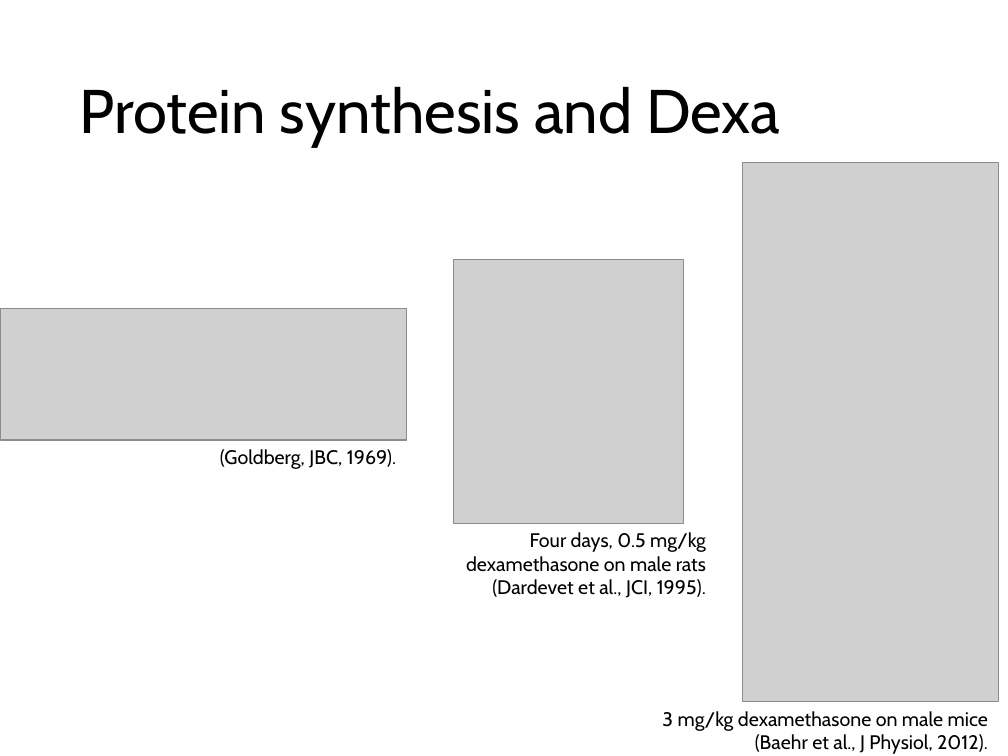
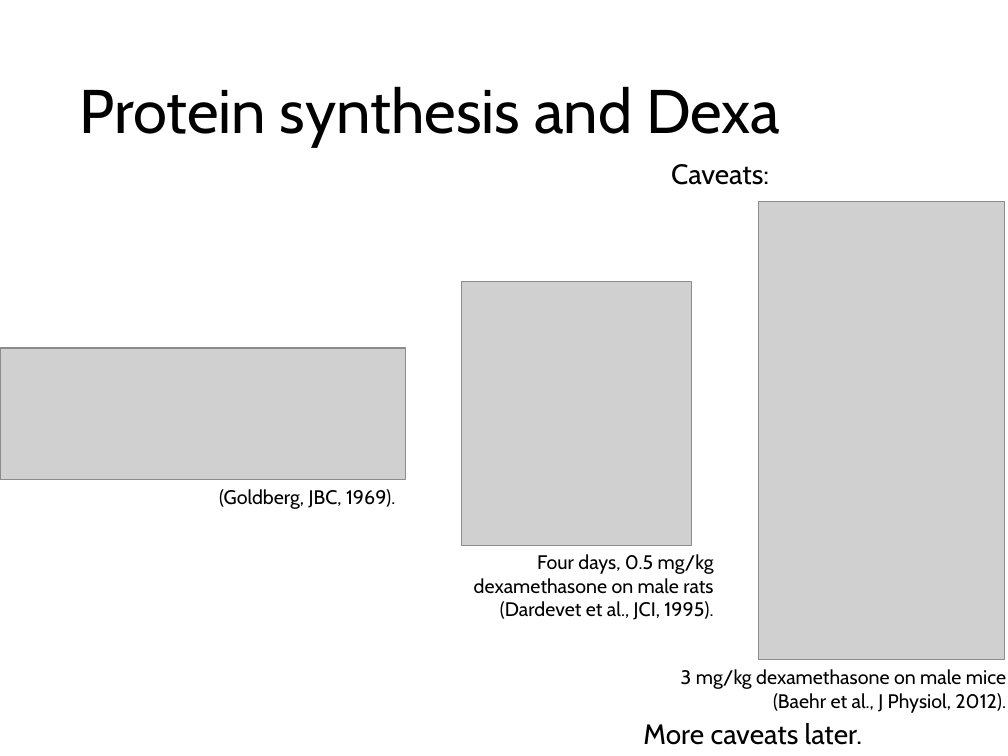
Before and after one commit to nvalexander/dissertation, a slide deck: slide 23 of defense.pptx. Drawn at 1008x756 pixels with LibreOffice and Linux fonts; fonts in the diff are those of the drawing; grey boxes stand for pictures. Boxes give left, top, right and bottom in pixels: in the first picture for what was removed or moved away, otherwise in the second. Text is boxed around its words. In the diff, an @@ line names an element or a change of style, - is before the commit and + after.

```diff
--- a/defense.pptx
+++ b/defense.pptx
@@ text added at bbox=[671, 164, 769, 185], 20 pt, text #000000 @@
+Caveats:
@@ picture: place and size @@
-picture at bbox=[743, 162, 998, 702]
+picture at bbox=[758, 202, 1005, 660]
@@ picture: place and size @@
-picture at bbox=[454, 259, 683, 523]
+picture at bbox=[462, 281, 691, 545]
@@ picture: place and size @@
-picture at bbox=[1, 308, 406, 440]
+picture at bbox=[0, 348, 405, 480]
@@ text "(Goldberg, JBC, 1969).": place and size @@
-text "(Goldberg, JBC, 1969)." at bbox=[220, 449, 396, 469]
+text "(Goldberg, JBC, 1969)." at bbox=[219, 489, 395, 509]
@@ text "Four days, 0.5 mg/kg dexamethasone ...": place and size @@
-text "Four days, 0.5 mg/kg dexamethasone ..." at bbox=[466, 532, 706, 598]
+text "Four days, 0.5 mg/kg dexamethasone ..." at bbox=[474, 554, 714, 620]
@@ text "3 mg/kg dexamethasone on male ...": place and size @@
-text "3 mg/kg dexamethasone on male ..." at bbox=[662, 711, 988, 754]
+text "3 mg/kg dexamethasone on male ..." at bbox=[681, 669, 1006, 713]
@@ text added at bbox=[643, 723, 862, 745], 20 pt, text #000000 @@
+More caveats later.
```
Also in this commit, not shown: 2 slides added, 1 slide removed.
